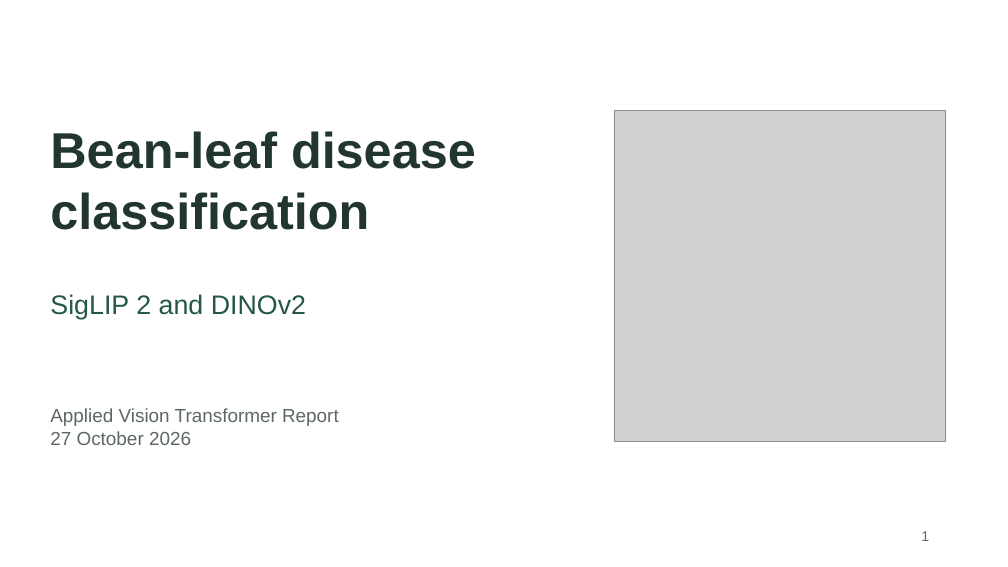
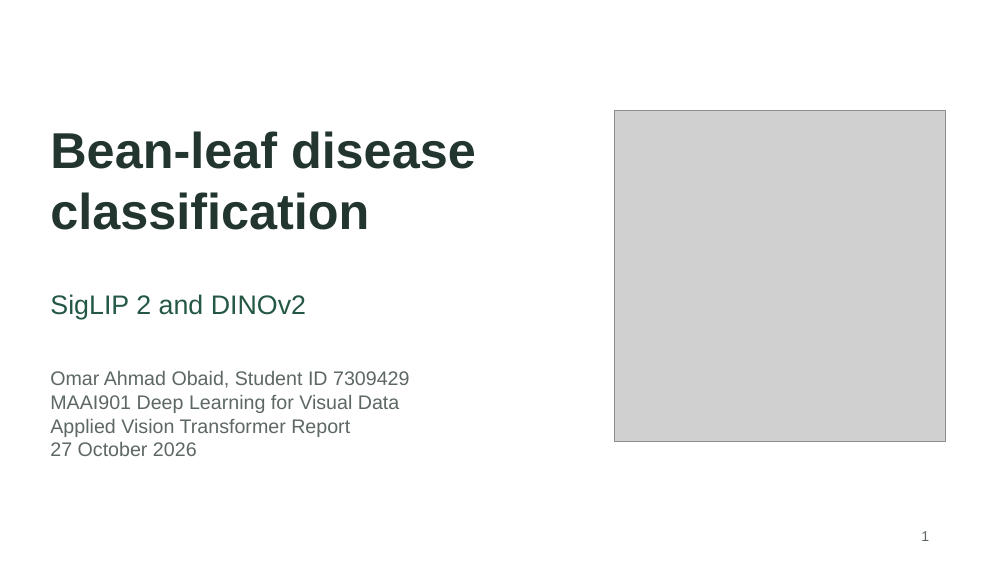
Before and after one commit to A1Prep/beans-vit-study-2026, a slide deck: slide 1 of report/presentation/bean_leaf_presentation.pptx. Drawn at 1008x567 pixels with LibreOffice and Linux fonts; fonts in the diff are those of the drawing; grey boxes stand for pictures. Boxes give left, top, right and bottom in pixels: in the first picture for what was removed or moved away, otherwise in the second. Text is boxed around its words. In the diff, an @@ line names an element or a change of style, - is before the commit and + after.

Commit message:
Finalize student details and presentation evidence

```diff
--- a/report/presentation/bean_leaf_presentation.pptx
+++ b/report/presentation/bean_leaf_presentation.pptx
@@ text at bbox=[50, 371, 409, 413]: paragraphs added @@
+Omar Ahmad Obaid, Student ID 7309429
+MAAI901 Deep Learning for Visual Data
@@ text "Omar Ahmad Obaid, Student ID ...": place and size @@
-text "Omar Ahmad Obaid, Student ID ..." at bbox=[50, 408, 339, 445]
+text "Omar Ahmad Obaid, Student ID ..." at bbox=[50, 371, 409, 456]
@@ text at bbox=[50, 419, 350, 456]: size 18 to 18.8 pt in "Applied Vision Transformer Report", "27 October 2026" @@
```
Also in this commit, not shown: 3 other slides changed, 2 slides added, 15 other files.
